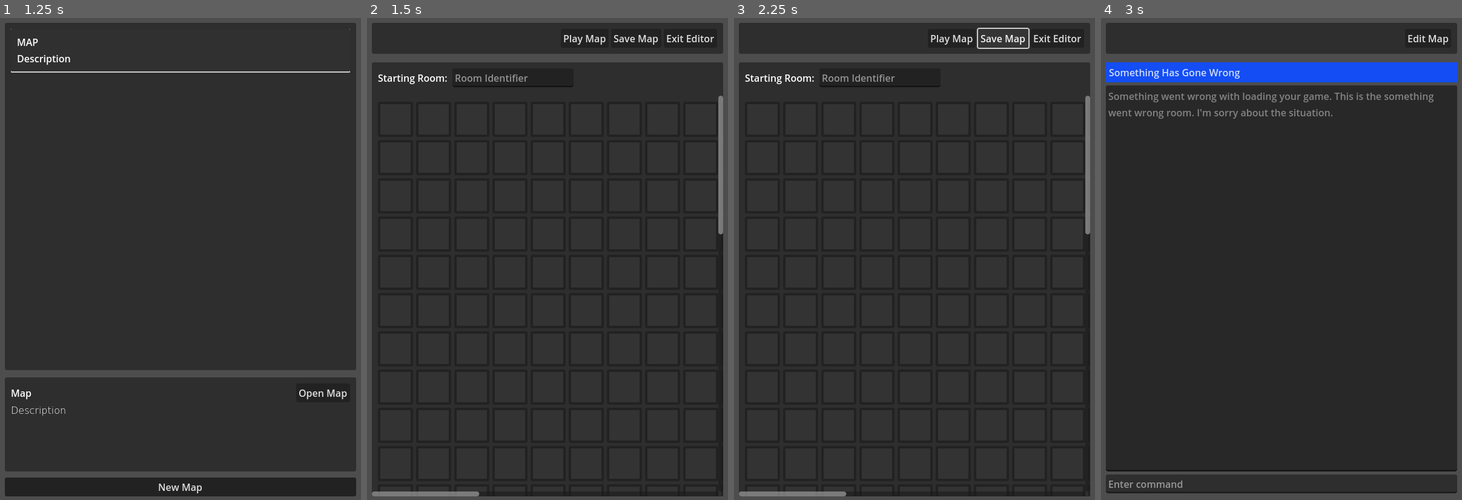
Above: before the commit, frames 1-4 (left to right).
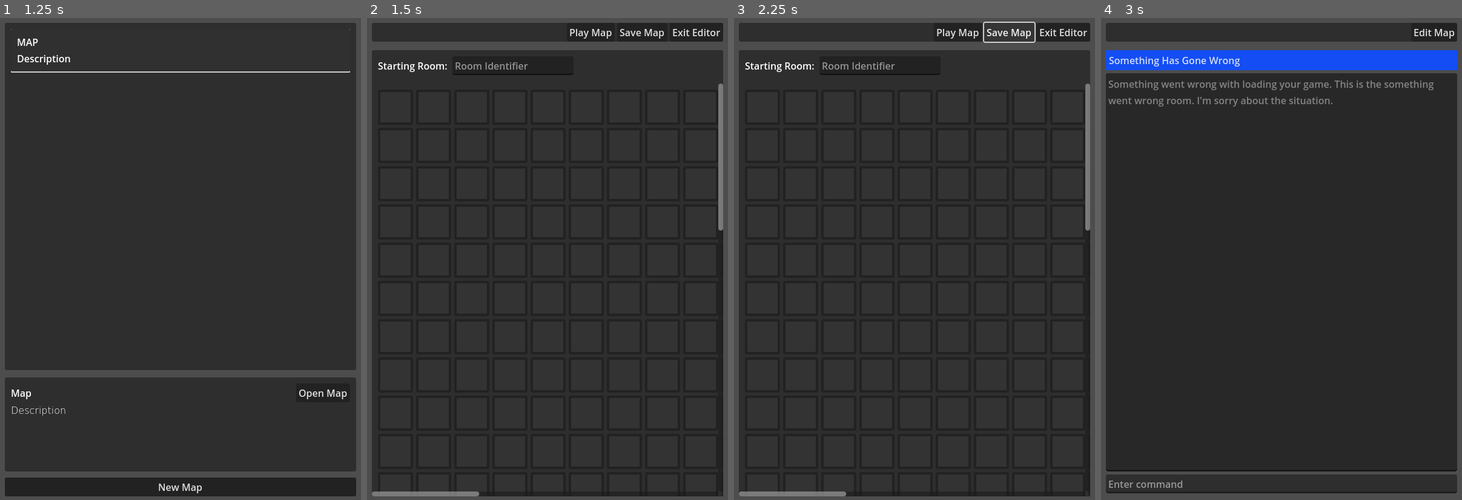
Above: after the commit, the same moments.

Repository: SashaMkrv/godot-4.2.1-text-adventure
Game: Godot game, scene res://NavigationOnly/Scenes/NavigationOnlyApp.tscn
Same seed, same stepped clock (60 frames per second), same inputs: the game is played once before the commit and once after it. This scene is started directly instead of the project's main scene.
Inputs (mouse positions are in pixels of both pictures, inside the frame that each line leads up to):
- Up to frame 1 (1.25 s): click (180, 51) at 0.5 s
- Up to frame 2 (1.5 s): click "New Map" at 1.25 s
- Up to frame 3 (2.25 s): click "Save Map" at 2 s
- Up to frame 4 (3 s): click "Play Map" at 2.75 s

Frame 1 is identical in both runs. In frame 2, 4.6% of the frame differs, in the area x 1-99%, y 2-45%; in frame 3, 4.5%; in frame 4, 8.8%, in the area x 1-99%, y 2-21%.
Error in both runs: Invalid access to property or key 'fileId' on a base object of type 'Resource (EditorGame)'. (res://NavigationOnly/Scripts/AppStateController.gd:54)

Commit message:
remove padding inside editor top menu

Diff:
--- a/NavigationOnly/Scenes/EditAndPlayMaps.tscn
+++ b/NavigationOnly/Scenes/EditAndPlayMaps.tscn
@@ -38,34 +38,34 @@
 theme_override_constants/margin_right = 10
 theme_override_constants/margin_bottom = 10
 
-[node name="HBoxContainer" type="HBoxContainer" parent="Body/MarginContainer/HeaderContainer/MarginContainer"]
+[node name="HBoxContainer" type="HBoxContainer" parent="Body/MarginContainer/HeaderContainer"]
 layout_mode = 2
 
-[node name="StateLabel" type="Label" parent="Body/MarginContainer/HeaderContainer/MarginContainer/HBoxContainer"]
+[node name="StateLabel" type="Label" parent="Body/MarginContainer/HeaderContainer/HBoxContainer"]
 unique_name_in_owner = true
 visible = false
 layout_mode = 2
 text = "Editing"
 
-[node name="PlayButton" type="Button" parent="Body/MarginContainer/HeaderContainer/MarginContainer/HBoxContainer"]
+[node name="PlayButton" type="Button" parent="Body/MarginContainer/HeaderContainer/HBoxContainer"]
 unique_name_in_owner = true
 layout_mode = 2
 size_flags_horizontal = 10
 text = "Play Map"
 
-[node name="EditButton" type="Button" parent="Body/MarginContainer/HeaderContainer/MarginContainer/HBoxContainer"]
+[node name="EditButton" type="Button" parent="Body/MarginContainer/HeaderContainer/HBoxContainer"]
 unique_name_in_owner = true
 visible = false
 layout_mode = 2
 size_flags_horizontal = 10
 text = "Edit Map"
 
-[node name="SaveButton" type="Button" parent="Body/MarginContainer/HeaderContainer/MarginContainer/HBoxContainer"]
+[node name="SaveButton" type="Button" parent="Body/MarginContainer/HeaderContainer/HBoxContainer"]
 unique_name_in_owner = true
 layout_mode = 2
 text = "Save Map"
 
-[node name="ExitButton" type="Button" parent="Body/MarginContainer/HeaderContainer/MarginContainer/HBoxContainer"]
+[node name="ExitButton" type="Button" parent="Body/MarginContainer/HeaderContainer/HBoxContainer"]
 unique_name_in_owner = true
 layout_mode = 2
 text = "Exit Editor"
@@ -130,9 +130,9 @@
 layout_mode = 2
 text = "Cancel"
 
-[connection signal="pressed" from="Body/MarginContainer/HeaderContainer/MarginContainer/HBoxContainer/PlayButton" to="." method="_on_play_button_pressed"]
-[connection signal="pressed" from="Body/MarginContainer/HeaderContainer/MarginContainer/HBoxContainer/EditButton" to="." method="_on_edit_button_pressed"]
-[connection signal="pressed" from="Body/MarginContainer/HeaderContainer/MarginContainer/HBoxContainer/SaveButton" to="." method="_on_save_button_pressed"]
-[connection signal="pressed" from="Body/MarginContainer/HeaderContainer/MarginContainer/HBoxContainer/ExitButton" to="." method="_on_exit_button_pressed"]
+[connection signal="pressed" from="Body/MarginContainer/HeaderContainer/HBoxContainer/PlayButton" to="." method="_on_play_button_pressed"]
+[connection signal="pressed" from="Body/MarginContainer/HeaderContainer/HBoxContainer/EditButton" to="." method="_on_edit_button_pressed"]
+[connection signal="pressed" from="Body/MarginContainer/HeaderContainer/HBoxContainer/SaveButton" to="." method="_on_save_button_pressed"]
+[connection signal="pressed" from="Body/MarginContainer/HeaderContainer/HBoxContainer/ExitButton" to="." method="_on_exit_button_pressed"]
 [connection signal="pressed" from="ExitWarning/PanelContainer/MarginContainer/VBoxContainer/HBoxContainer/ConfirmExit" to="." method="_on_confirm_exit_pressed"]
 [connection signal="pressed" from="ExitWarning/PanelContainer/MarginContainer/VBoxContainer/HBoxContainer/CancelExit" to="." method="_on_cancel_exit_pressed"]
